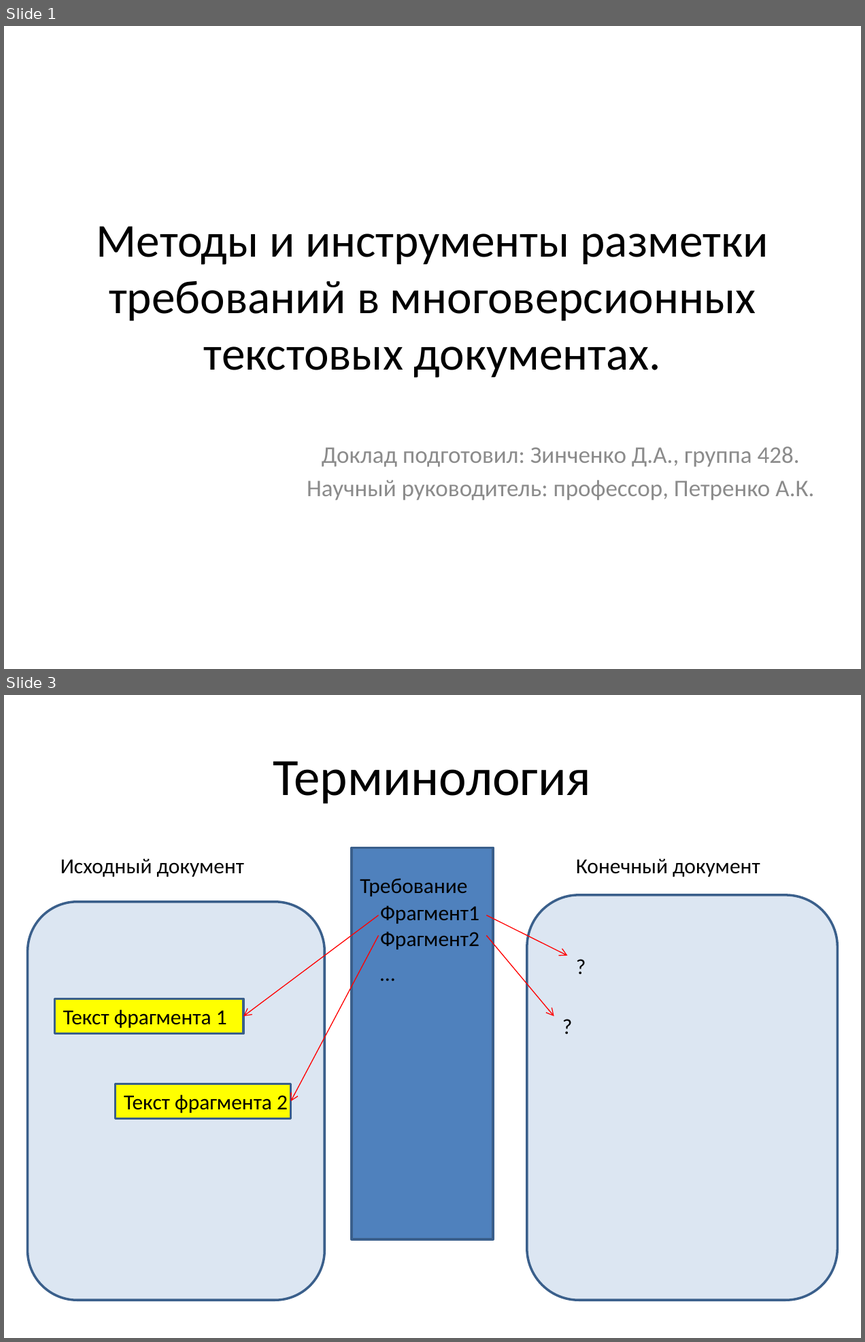
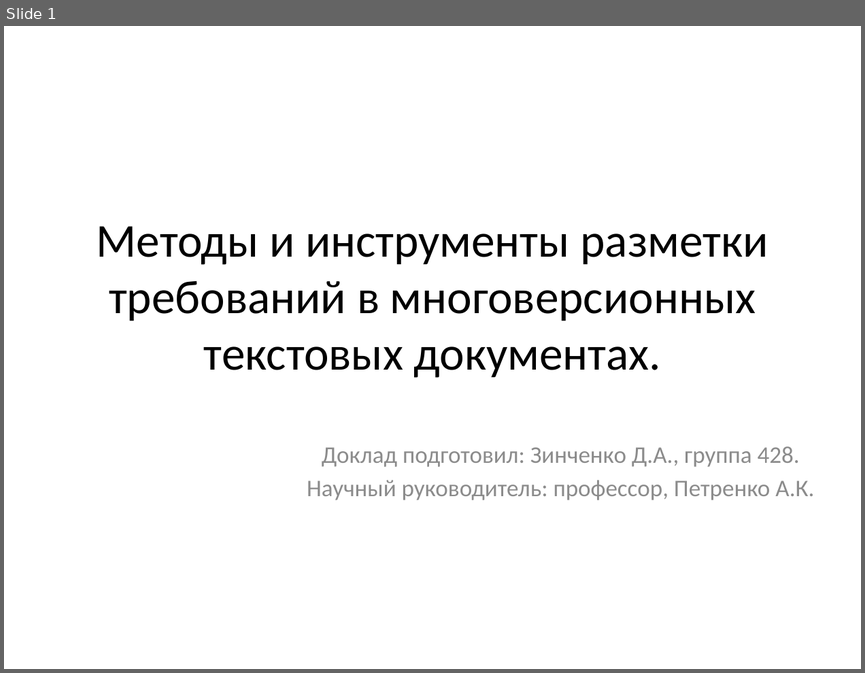
Before and after one commit to Revoltt/ReqSystem, a slide deck: diploma.pptx. Shown one above the other, each under a label of ours: slides 1 and 3 before the commit, slide 1 after it; the slides between them are not shown. The pictures are 865x1342 and 865x673 pixels, drawn with LibreOffice and Linux fonts; fonts in the diff are those of the drawing. Boxes give left, top, right and bottom in pixels: in the first picture for what was removed or moved away, otherwise in the second. Text is boxed around its words. In the diff, an @@ line names an element or a change of style, - is before the commit and + after.

Commit message:
renamed some files, added text and presentation v0.2

```diff
--- a/diploma.pptx
+++ b/diploma.pptx
@@ slide 3 removed at [4, 695, 861, 1338], background #FFFFFF @@
@@ title removed at [273, 761, 592, 804] @@
-Терминология
@@ rectangle removed at [352, 847, 493, 1239] @@
@@ text removed at [60, 858, 245, 877] @@
-Исходный документ
@@ text removed at [360, 878, 467, 896] @@
-Требование
@@ text removed at [576, 858, 759, 877] @@
-Конечный документ
@@ rounded rectangle removed at [527, 895, 837, 1299] @@
@@ rounded rectangle removed at [28, 902, 324, 1300] @@
@@ arrow removed from (379, 915) to (244, 1016) @@
@@ text removed at [380, 906, 479, 949] @@
-Фрагмент1
-Фрагмент2
@@ arrow removed from (486, 915) to (567, 955) @@
@@ arrow removed from (379, 936) to (291, 1101) @@
@@ arrow removed from (486, 936) to (554, 1016) @@
@@ text removed at [372, 955, 432, 989] @@
-…
@@ text removed at [567, 949, 621, 983] @@
-?
@@ rectangle removed at [54, 998, 243, 1032] @@
@@ text removed at [63, 1009, 227, 1028] @@
-Текст фрагмента 1
@@ text removed at [554, 1008, 581, 1043] @@
-?
@@ rectangle removed at [116, 1084, 291, 1118] @@
@@ text removed at [124, 1094, 288, 1113] @@
-Текст фрагмента 2
```
Also in this commit, not shown: 8 slides changed, 6 slides added, 2 other slides removed, 8 other files.
